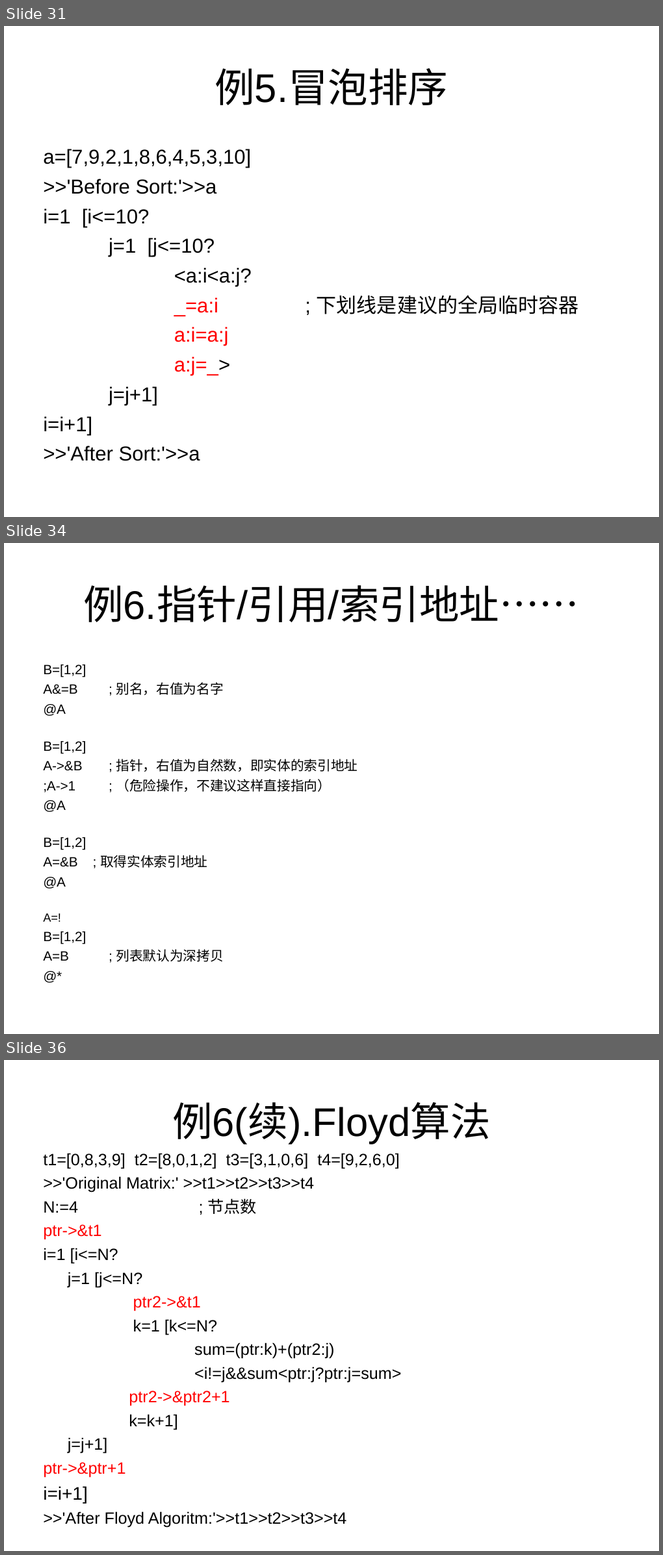
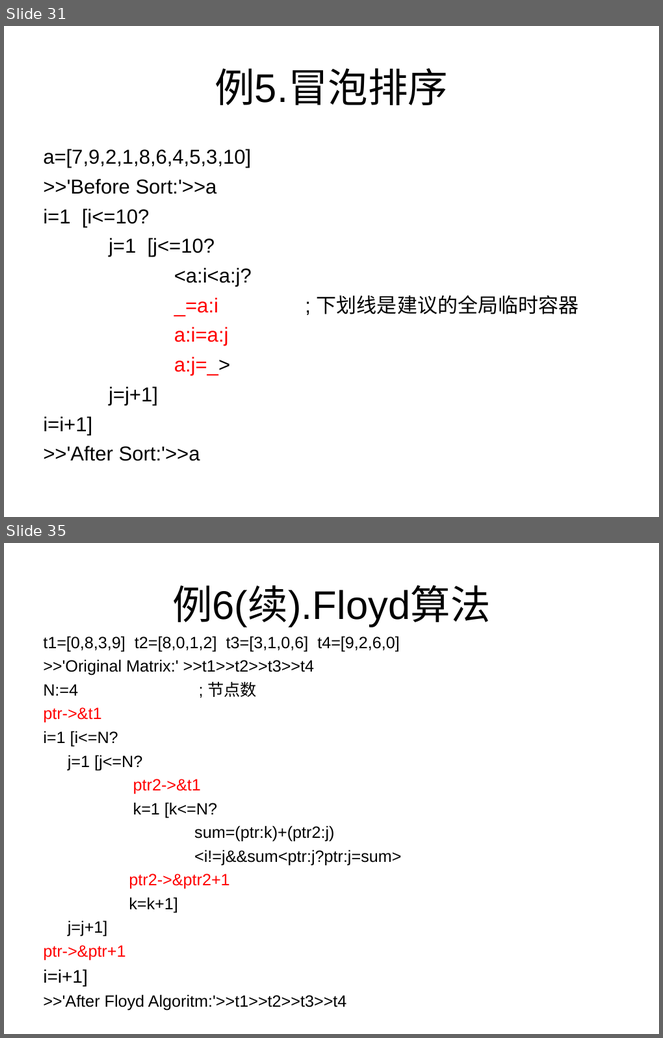
Before and after one commit to Kahsolt/Istah, a slide deck: doc/Istah语法书.ppt. Shown one above the other, each under a label of ours: slides 31, 34 and 36 before the commit, slides 31 and 35 after it; the slides between them are not shown. The pictures are 663x1555 and 663x1038 pixels, drawn with LibreOffice and Linux fonts; fonts in the diff are those of the drawing. Boxes give left, top, right and bottom in pixels: in the first picture for what was removed or moved away, otherwise in the second. Text is boxed around its words. In the diff, an @@ line names an element or a change of style, - is before the commit and + after.

```diff
--- a/doc/Istah语法书.ppt
+++ b/doc/Istah语法书.ppt
@@ slide 34 removed at bbox=[4, 543, 659, 1034], background #FFFFFF @@
@@ title removed at bbox=[83, 585, 580, 622] @@
-例6.指针/引用/索引地址……
@@ text removed at bbox=[43, 665, 358, 962] @@
-B=[1,2]
-A&=B ; 别名，右值为名字
-@A
-B=[1,2]
-A->&B ; 指针，右值为自然数，即实体的索引地址
-;A->1 ; （危险操作，不建议这样直接指向）
-@A
-B=[1,2]
-A=&B ; 取得实体索引地址
-@A
-A=!
-B=[1,2]
-A=B ; 列表默认为深拷贝
-@*
@@ what was slide 36 is now slide 35 @@
```
Also in this commit, not shown: 8 slides changed, 2 slides added, 48 other files.
